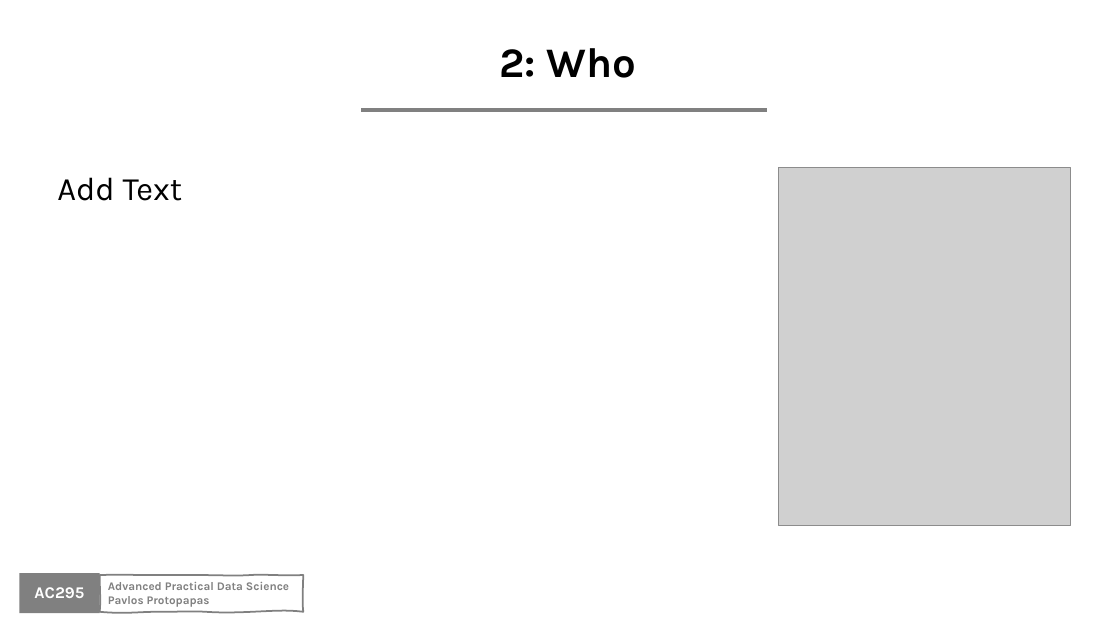
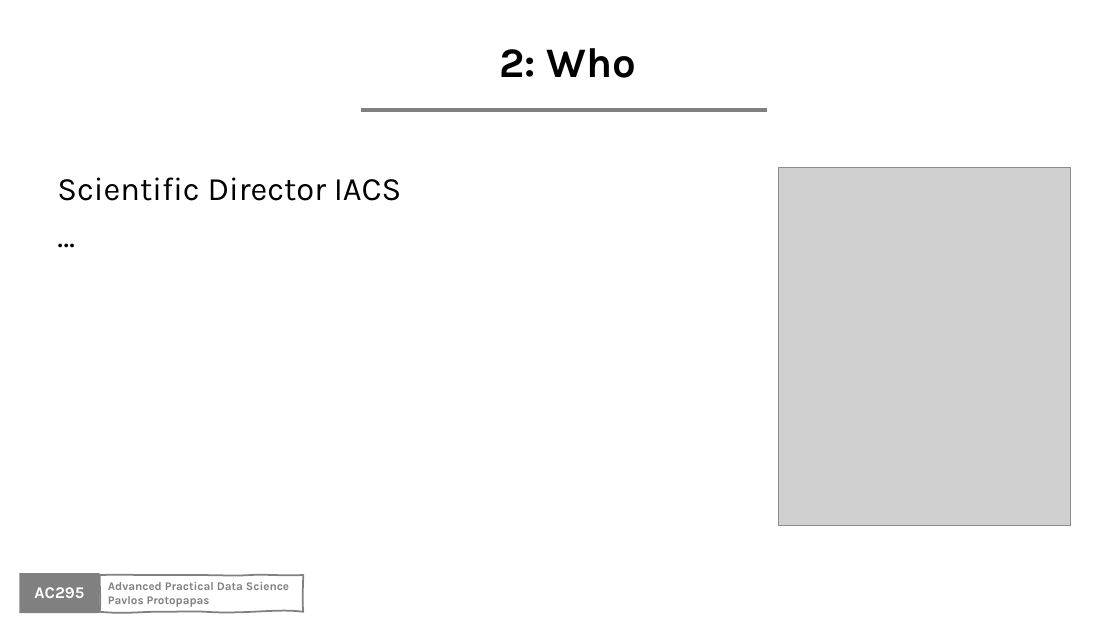
Before and after one commit to Harvard-IACS/2020-AC295, a slide deck: slide 4 of content/lectures/lecture1/presentation/lecture1_draft.pptx. Drawn at 1120x630 pixels with LibreOffice and Linux fonts; fonts in the diff are those of the drawing; grey boxes stand for pictures; background and template pictures are left out. Boxes give left, top, right and bottom in pixels: in the first picture for what was removed or moved away, otherwise in the second. Text is boxed around its words. In the diff, an @@ line names an element or a change of style, - is before the commit and + after.

```diff
--- a/content/lectures/lecture1/presentation/lecture1_draft.pptx
+++ b/content/lectures/lecture1/presentation/lecture1_draft.pptx
@@ text at [57,177,402,201]: text changed @@
-Add Text
+Scientific Director IACS
+…
```
Also in this commit, not shown: 5 other slides changed, 6 slides added, 2 slides removed.
